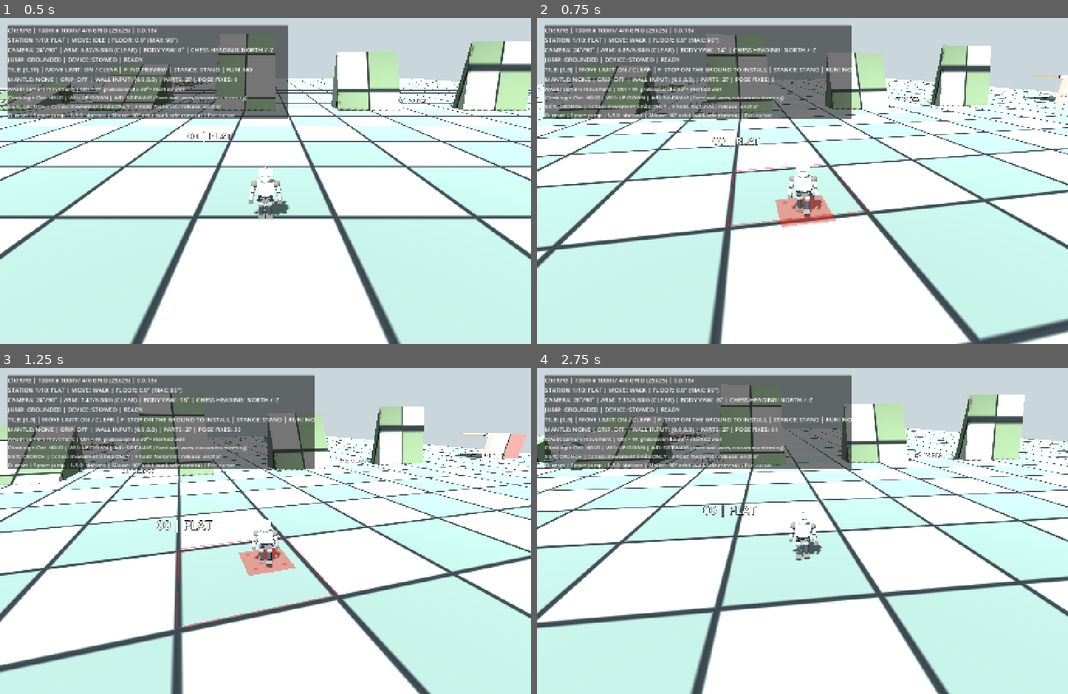
Above: before the commit, frames 1-4 (two rows, left to right).
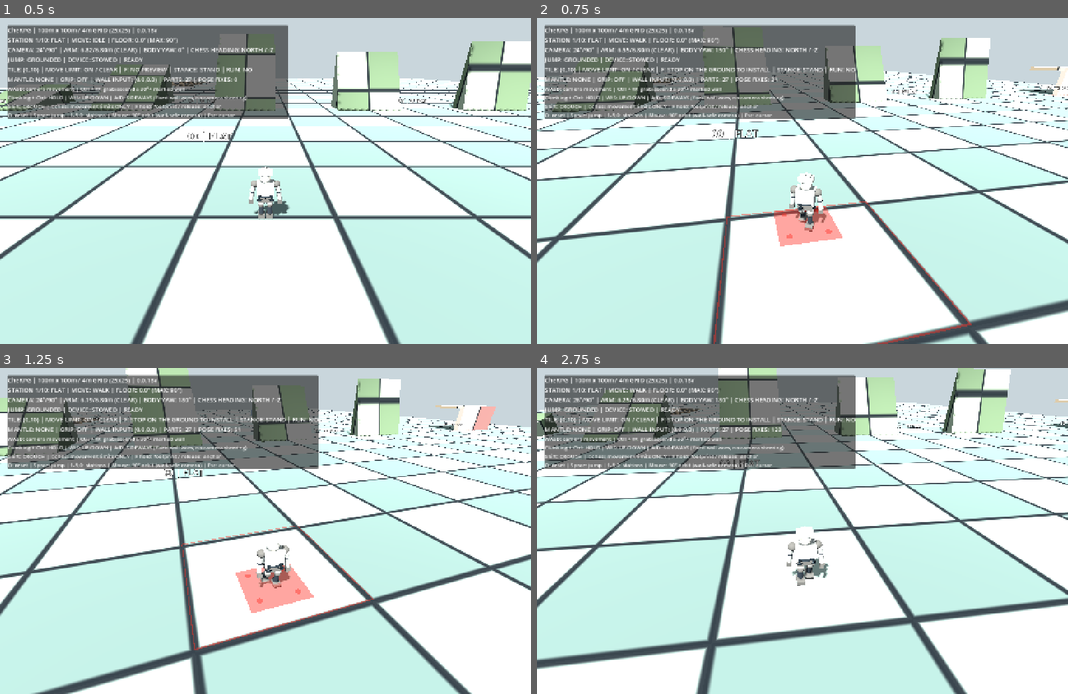
Above: after the commit, the same moments.

Repository: zzunlsj/cherpg
Game: Godot game, scene res://scenes/MotionLab.tscn
Same seed, same stepped clock (60 frames per second), same inputs: the game is played once before the commit and once after it.
Inputs (mouse positions are in pixels of both pictures, inside the frame that each line leads up to):
- Up to frame 1 (0.5 s): no input
- Up to frame 2 (0.75 s): tap Enter at 0.5 s; move the mouse to (829, 181) at 0.52 s; hold W from 0.53 s (still down); hold F from 0.53 s (still down); click (829, 181) at 0.67 s
- Up to frame 3 (1.25 s): keep holding W; keep holding F; tap Space at 0.77 s
- Up to frame 4 (2.75 s): keep holding W; move the mouse to (775, 531) at 1.27 s; release F at 1.28 s; tap O at 1.35 s; tap Space at 1.52 s; move the mouse to (813, 524) at 2.02 s; tap 1 at 2.1 s

Frame 1 is identical in both runs. In frame 2, 26% of the frame differs, in the area x 0-100%, y 2-100%; in frame 3, 65%; in frame 4, 68%, in the area x 0-100%, y 0-100%.

Commit message:
port: reproduce pawn_player(2).cs planar AddForce dt², mass/gravity friction, stop rule and 4/6m/s cap while preserving Shift crouch Ctrl sprint/climb

Diff:
--- a/godot/tests/motion_rotation_lab/scripts/pawn_controller.gd
+++ b/godot/tests/motion_rotation_lab/scripts/pawn_controller.gd
@@ -5,10 +5,13 @@
 # The Pawn moves freely inside a tile; voluntary crossing obeys chess heading.
 # Source input smoothing: Mathf.MoveTowards(current, raw, delta * 10).
 # Source speed caps: 4.0 walk; 4.0 * 1.5 = 6.0 sprint.
-# Source force model: force=20000, sprint x2, strong release braking.
-# Unity's AddForce(force * fixedDeltaTime) uses an EXTRA timestep; direct
-# numeric port to CharacterBody3D would be mass/step dependent. Expose an
-# intentionally calibrated acceleration instead, preserving the response shape.
+# Faithful planar port of the uploaded pawn_player(2).cs 2D Rigidbody:
+# inputVec -> ClampMagnitude -> force/friction branches -> force * fixedDeltaTime
+# passed to AddForce(FORCE), i.e. delta velocity = force*delta^2/mass.
+# Godot CharacterBody3D has no Rigidbody mass/2D gravityScale; exposed virtual
+# source mass/scale emulate Unity's default values without changing 3D gravity.
+# User override: original LeftShift sprint is mapped to held Ctrl here,
+# preserving established Shift=crouch and Ctrl=run / grabbable-climb.
 const BOARD_RULES = preload("res://scripts/board_rules.gd")
 const INPUT_SMOOTHING_PER_SEC := 10.0
 const WALK_MPS := 4.0
@@ -19,10 +22,9 @@
 const SOURCE_MOVE_FRICTION := 0.3
 const SOURCE_MIN_SPEED := 0.1
 const SOURCE_MIN_FORCE := 0.1
-const GROUND_PUSH_ACCEL := 38.0    # m/s² calibrated, not 1:1 Newton translation
-const GROUND_RELEASE_BRAKE := 56.0 # replicates strong -velocity.normalized*maxForce
-const AIR_PUSH_ACCEL := 7.0
-const AIR_BRAKE := 3.5
+# Unity Rigidbody2D defaults. Godot CharacterBody3D has no mass/gravityScale.
+@export_range(0.05,100.0,0.05) var source_rigidbody_mass := 1.0
+@export_range(0.0,20.0,0.05) var source_rigidbody_gravity_scale := 1.0
 const GRAVITY := 18.0
 # Pawn root at ground level; spawn starts above the sampled surface.
 const SPAWN_CLEARANCE_M := 0.20
@@ -63,6 +65,8 @@
 var resistance_attempts := 0
 var latest_axis := 0.0
 var latest_sprint := false
+var source_fixed_input_vec := Vector2.ZERO # Unity fixedInputVec (planar x,z)
+var source_force_vec := Vector2.ZERO # Unity force prior to AddForce
 var jump_buffer_left := 0.0
 var coyote_left := 0.0
 var jump_key_down := false
@@ -499,37 +503,51 @@
 
 ## Independent testable planar physics adapter for the Unity movement feel.
 ## Godot move_and_slide() will handle final collider response after this update.
-func _source_feel_horizontal(current: Vector3, input_vector: Vector2, sprint: bool, delta: float, floor: bool, slope_multiplier: float) -> Vector3:
-	var speed_cap: float = (RUN_MPS if sprint else WALK_MPS) * slope_multiplier
+func _source_feel_horizontal(current: Vector3, input_vector: Vector2, is_sprint: bool, delta: float) -> Vector3:
+	# Faithful translation of pawn_player(2).cs::FixedUpdate(), applied to
+	# camera-relative XZ velocity; jump/gravity remain separate Godot 3D systems.
+	#
+	# C#: fixedInputVec=ClampMagnitude(inputVec,1).
+	# When slow: input.normalized*max(input.length*maxForce - mass*gScale*stopFriction,0)
+	# When moving: input*maxForce - normalized(velocity)*mass*gScale*moveFriction.
+	# When idle while moving: subtract normalized(velocity)*maxForce.
+	# force below minForce stops immediately; sprint doubles nonzero force.
+	# AddForce(force * fixedDeltaTime) uses FORCE -> delta_v = force*dt^2/mass.
+	var mass: float = maxf(0.0001,source_rigidbody_mass)
+	var gravity_scale: float = source_rigidbody_gravity_scale
+	source_fixed_input_vec = input_vector.limit_length(1.0)
+	var input_magnitude: float = source_fixed_input_vec.length()
+	var planar_velocity := Vector2(current.x,current.z)
+	var current_speed: float = planar_velocity.length()
+	var planar_direction: Vector2 = source_fixed_input_vec.normalized() if input_magnitude > 0.0 else Vector2.ZERO
+	var force := Vector2.ZERO
+	if current_speed <= SOURCE_MIN_SPEED:
+		var static_push: float = maxf(input_magnitude * SOURCE_MAX_FORCE - mass * gravity_scale * SOURCE_STOP_FRICTION,0.0)
+		force = planar_direction * static_push
+		if input_magnitude < SOURCE_MIN_FORCE:
+			force = Vector2.ZERO
+	else:
+		# C# uses input.normalized * input.magnitude, equal to clamped input.
+		force = source_fixed_input_vec * SOURCE_MAX_FORCE \
+			- planar_velocity.normalized() * mass * gravity_scale * SOURCE_MOVE_FRICTION
+		if input_magnitude < SOURCE_MIN_FORCE:
+			force -= planar_velocity.normalized() * SOURCE_MAX_FORCE
+	# The original zero-force branch immediately resets linearVelocity.
+	if force.length() < SOURCE_MIN_FORCE:
+		force = Vector2.ZERO
+		planar_velocity = Vector2.ZERO
+	elif is_sprint:
+		force *= SOURCE_SPRINT_FORCE_MULT
+	source_force_vec = force
+	if force.length() >= SOURCE_MIN_FORCE:
+		planar_velocity += force * (delta * delta / mass)
+	# Preserve original speed clipping AFTER the force calculation.
+	var cap: float = WALK_MPS * (1.5 if is_sprint else 1.0)
 	if crouching:
-		speed_cap = minf(speed_cap,CROUCH_MPS)
-	var forward: Vector3 = _camera_flat_forward()
-	var right: Vector3 = forward.cross(Vector3.UP)
-	var intended: Vector3 = (right * input_vector.x + forward * input_vector.y).limit_length(1.0)
-	var magnitude: float = minf(1.0, input_vector.length())
-	var push: float = GROUND_PUSH_ACCEL if floor else AIR_PUSH_ACCEL
-	if sprint:
-		push *= SOURCE_SPRINT_FORCE_MULT
-	var braking: float = GROUND_RELEASE_BRAKE if floor else AIR_BRAKE
-	var current_speed: float = current.length()
-	var next: Vector3 = current
-	if magnitude < SOURCE_MIN_FORCE:
-		# Match the C# extra braking force on release (not linear drag only).
-		next = current.move_toward(Vector3.ZERO, braking * delta)
-	elif current_speed <= SOURCE_MIN_SPEED:
-		# Source uses static friction before the movement threshold.
-		var step: float = maxf(0.0, magnitude * push - SOURCE_STOP_FRICTION) * delta
-		next = current + intended.normalized() * step
-	else:
-		# Driving force minus velocity-aligned kinetic drag.
-		var acceleration: Vector3 = intended * push - current.normalized() * SOURCE_MOVE_FRICTION
-		next = current + acceleration * delta
-	# Velocity clipping corresponds to the C# Rigidbody2D speed-cap branches.
-	if next.length() > speed_cap:
-		next = next.normalized() * speed_cap
-	if magnitude < SOURCE_MIN_FORCE and next.length() < SOURCE_MIN_SPEED:
-		next = Vector3.ZERO
-	return next
+		cap = minf(cap,CROUCH_MPS) # CheRPG override: Shift crouch is preserved.
+	if planar_velocity.length() > cap:
+		planar_velocity = planar_velocity.normalized() * cap
+	return Vector3(planar_velocity.x,0.0,planar_velocity.y)
 
 func _physics_process(delta: float) -> void:
 	if mantle_active:
@@ -603,10 +621,11 @@
 	var uphill: float = -ground_normal.dot(direction) if was_on_floor else 0.0
 	slope_sign = uphill
 	# Terrain changes only speed cap, not the original input ramp/brake shape.
-	var slope_factor: float = 1.0-clampf(uphill*0.65,-0.10,0.26)
 	var current_horizontal: Vector3 = _horizontal_velocity()
 
-	var next_horizontal := _source_feel_horizontal(current_horizontal, input_vector, wants_run, delta, was_on_floor, slope_factor)
+	# Ctrl selects C#'s isSprint; Shift still crouches, never sprints.
+	# Keep the source's full 4.0/6.0m/s caps, without extra slope speed cap.
+	var next_horizontal := _source_feel_horizontal(current_horizontal, input_vector, running, delta)
 	if climbing:
 		var wall_motion: Vector3 = _climb_wall_up() * (climb_input.y * WALL_CLIMB_MPS) 			+ _climb_wall_right() * (climb_input.x * WALL_SIDE_MPS)
 		# Wall grip holds in place with Ctrl alone; never apply inward drift.
